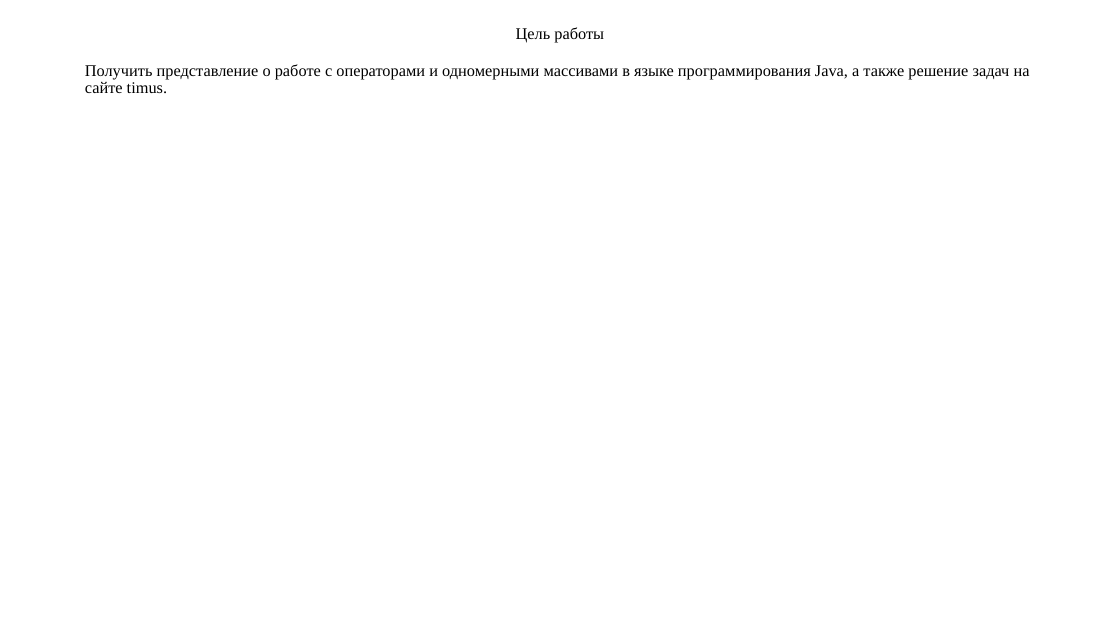
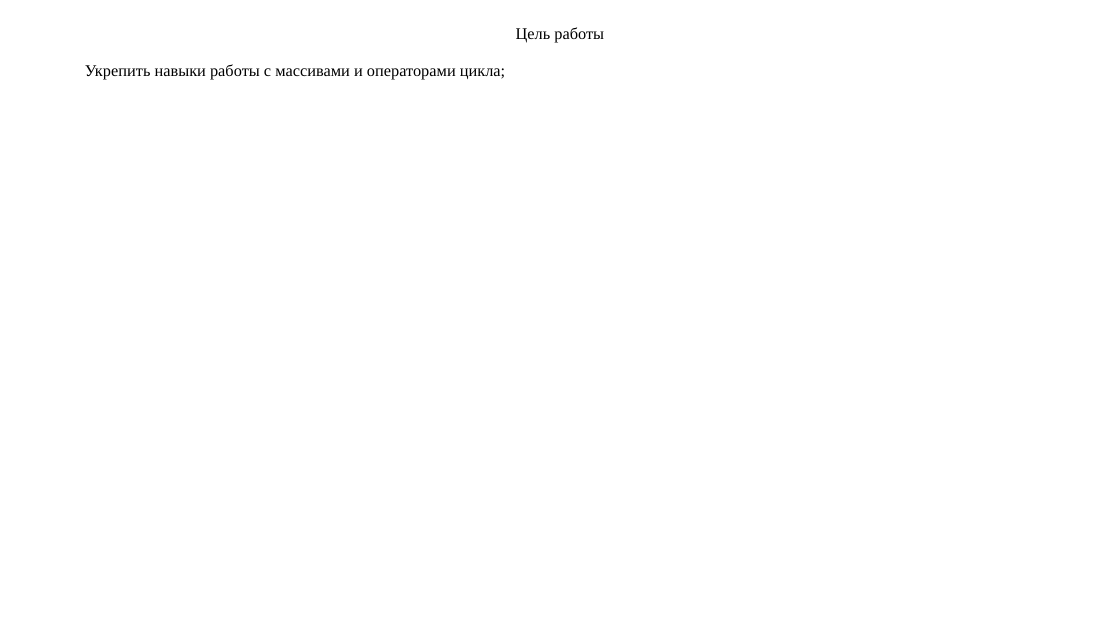
Before and after one commit to Vladnwx/Learn2023-2024, a slide deck: slide 2 of src/lr4/РИЗ-130916у Савельев В.Н. Отчет о выполнении ЛР4.pptx. Drawn at 1120x630 pixels with LibreOffice and Linux fonts; fonts in the diff are those of the drawing. Boxes give left, top, right and bottom in pixels: in the first picture for what was removed or moved away, otherwise in the second. Text is boxed around its words. In the diff, an @@ line names an element or a change of style, - is before the commit and + after.

Commit message:
Решение

```diff
--- a/src/lr4/РИЗ-130916у Савельев В.Н. Отчет о выполнении ЛР4.pptx
+++ b/src/lr4/РИЗ-130916у Савельев В.Н. Отчет о выполнении ЛР4.pptx
@@ text at (85, 64, 505, 80): text changed @@
-Получить представление о работе с операторами и одномерными массивами в языке программирования Java, а также решение задач на сайте timus.
+Укрепить навыки работы с массивами и операторами цикла;
```
Also in this commit, not shown: 10 other slides changed, 1 slide removed.
